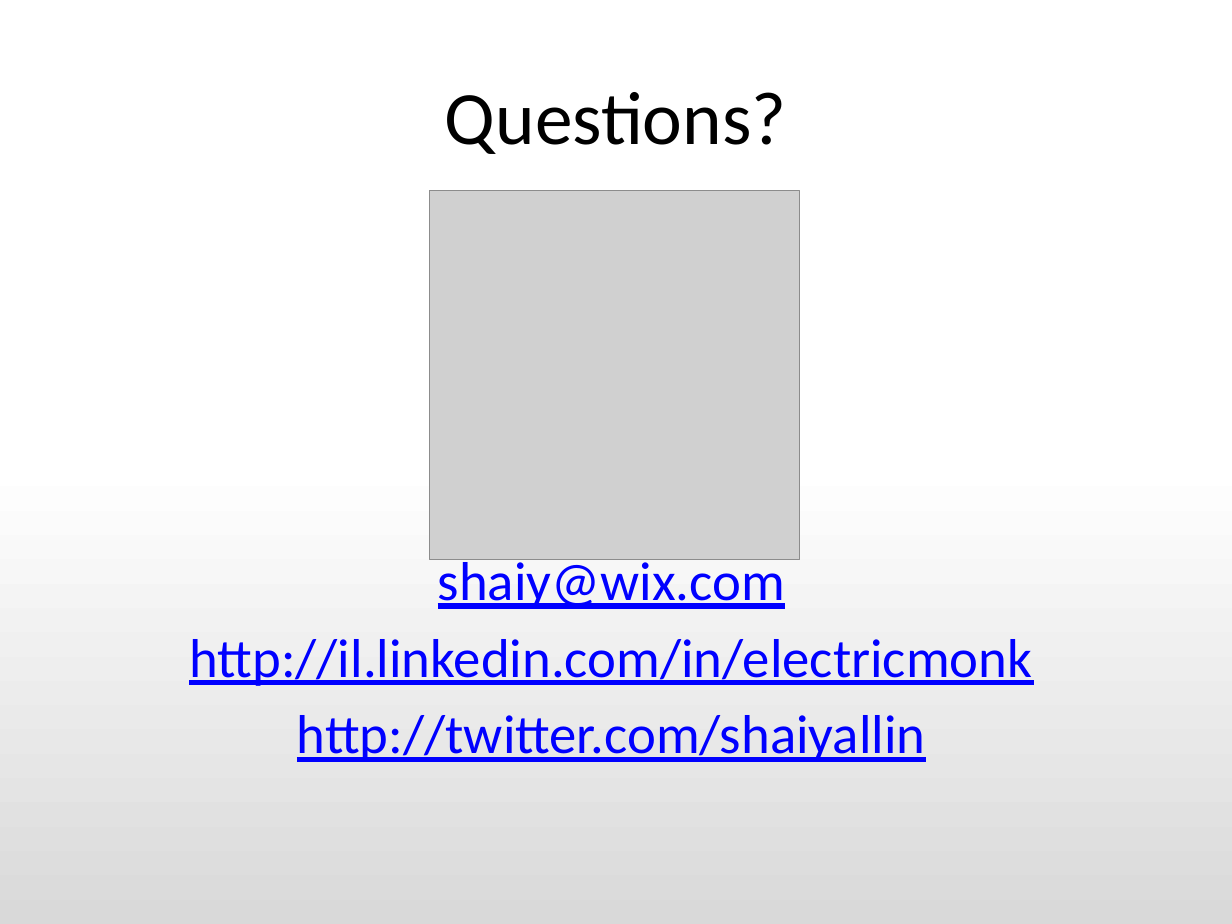
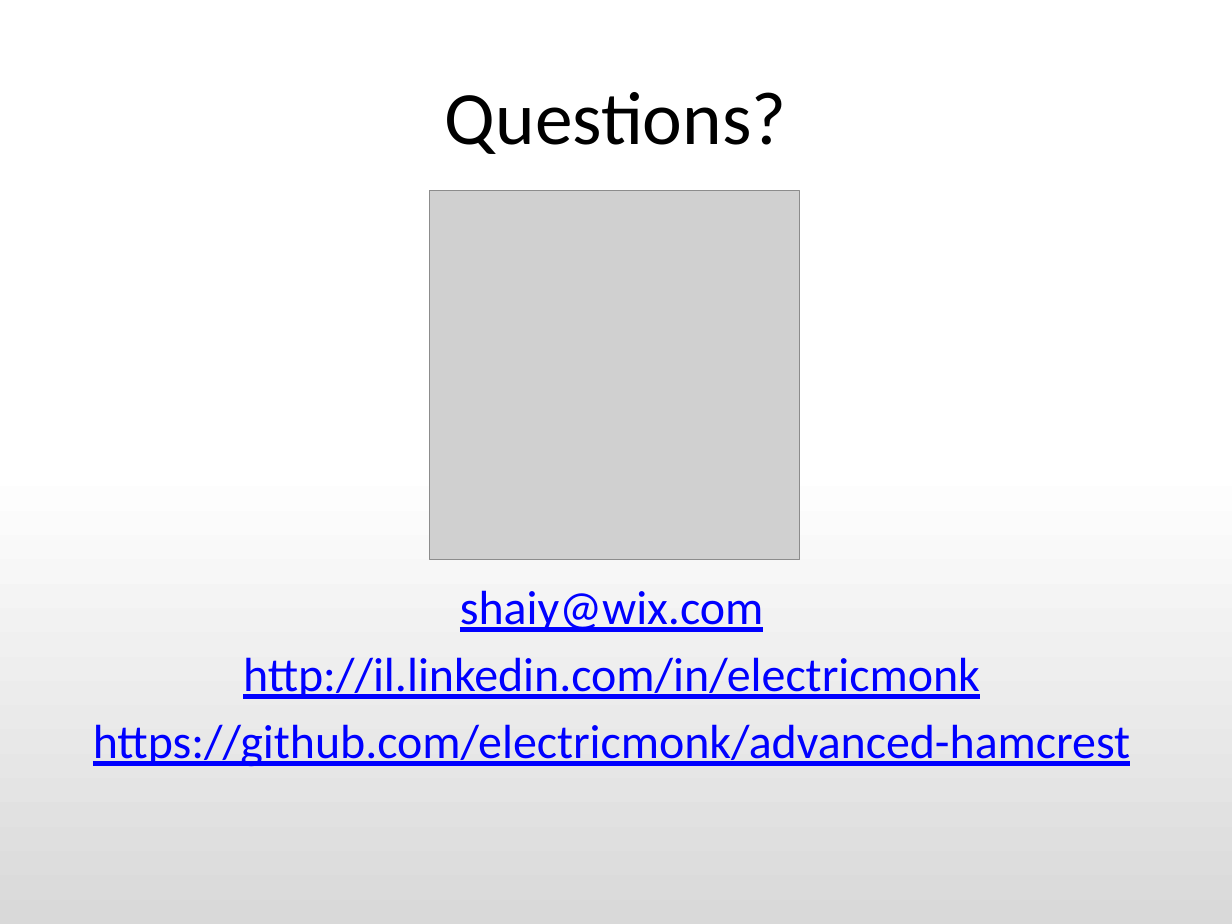
Before and after one commit to electricmonk/advanced-hamcrest, a slide deck: slide 8 of advanced-hamcrest.pptx (slide 9 before the commit). Drawn at 1232x924 pixels with LibreOffice and Linux fonts; fonts in the diff are those of the drawing; grey boxes stand for pictures; background and template pictures are left out. Boxes give left, top, right and bottom in pixels: in the first picture for what was removed or moved away, otherwise in the second. Text is boxed around its words. In the diff, an @@ line names an element or a change of style, - is before the commit and + after.

```diff
--- a/advanced-hamcrest.pptx
+++ b/advanced-hamcrest.pptx
@@ text "shaiy@wix.com": place and size @@
-text "shaiy@wix.com" at bbox=[189, 559, 1032, 762]
+text "shaiy@wix.com" at bbox=[93, 590, 1130, 767]
@@ text at bbox=[243, 590, 980, 699]: size 32 to 28 pt in "shaiy@wix.com", "http://il.linkedin.com/in/electricmonk" @@
@@ text at bbox=[93, 724, 1130, 767]: text changed; size 32 to 28 pt @@
-http://twitter.com/shaiyallin
+https://github.com/electricmonk/advanced-hamcrest
```
Also in this commit, not shown: 1 slide removed, 6 other files.
